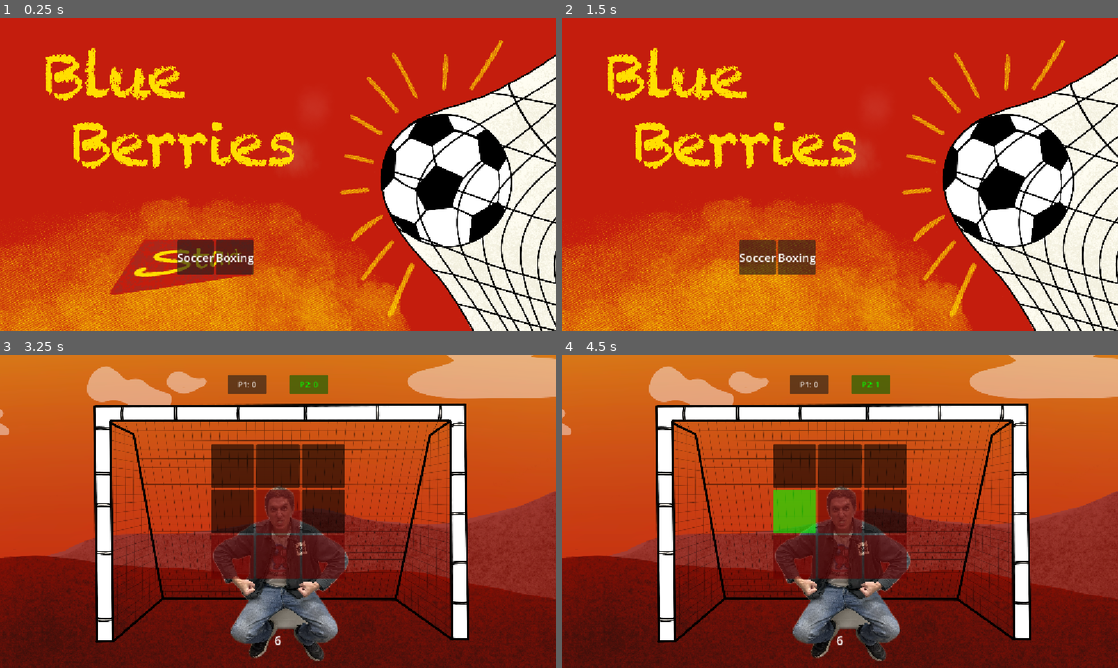
Above: before the commit, frames 1-4 (two rows, left to right).
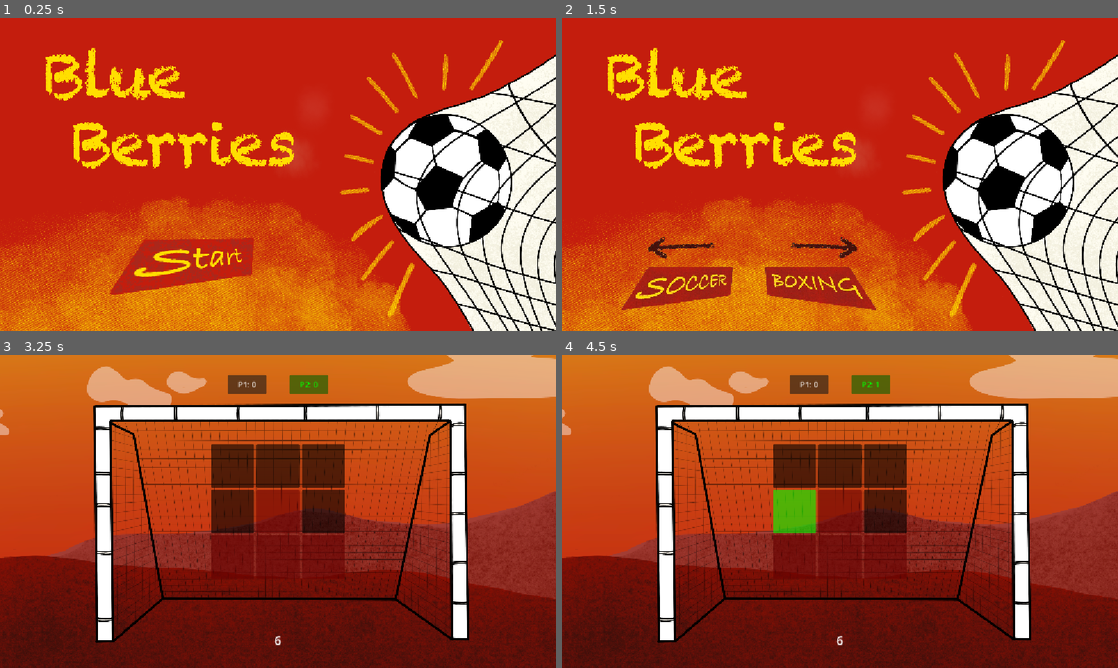
Above: after the commit, the same moments.

Repository: MaxMph/Campfire-dancepad-game
Game: Godot game, scene res://ui/main_menu.tscn
Same seed, same stepped clock (60 frames per second), same inputs: the game is played once before the commit and once after it. Sound files missing from this copy of the repository are replaced by a short silence.
Inputs:
- Up to frame 1 (0.25 s): no input
- Up to frame 2 (1.5 s): tap Enter at 0.5 s; hold C (bottom_right) 0.53-1.28 s; tap Space (start) at 0.6, 1.25 s; hold A (middle_left) from 1.28 s (still down); tap X (bottom_middle) at 1.35 s
- Up to frame 3 (3.25 s): tap Space (start) at 1.55, 2, 2.3, 2.75, 2.85 s; release A (middle_left) at 2.03 s; hold C (bottom_right) from 2.03 s (still down); tap S (middle_middle) at 2.1 s
- Up to frame 4 (4.5 s): tap Space (start) at 3.5, 3.8, 4.25, 4.35 s; release C (bottom_right) at 3.53 s; hold A (middle_left) from 3.53 s (still down); tap W (top_middle) at 3.6 s

The runs differ from the first frame. In frame 1, 1.5% of the frame differs, in the area x 31-46%, y 70-82%; in frame 2, 5.5%; in frame 3, 6.9%, in the area x 38-63%, y 41-98%; in frame 4, 6.9%.

Commit message:
main menu select

Diff:
--- a/campfire-dancepad-game/main.tscn
+++ b/campfire-dancepad-game/main.tscn
@@ -13,7 +13,7 @@
 [ext_resource type="Texture2D" uid="uid://brlgaii3cvgyo" path="res://art/soccer/IMG_7541.png" id="12_w48qg"]
 [ext_resource type="Texture2D" uid="uid://cofknliplcn5w" path="res://art/IMG_1316.png" id="12_ycdy4"]
 [ext_resource type="Texture2D" uid="uid://dijcqdlxvpdgq" path="res://art/soccer/IMG_7542.png" id="13_vivmo"]
-[ext_resource type="Texture2D" uid="uid://8oytysisy0l6" path="res://art/soccer/IMG_7544.png" id="14_2cqfq"]
+[ext_resource type="Texture2D" uid="uid://ca2d1uuhcyclq" path="res://art/soccer/IMG_6806.png" id="14_w48qg"]
 
 [sub_resource type="LabelSettings" id="LabelSettings_dg77c"]
 font_size = 26
@@ -209,8 +209,9 @@
 flip_h = true
 
 [node name="Img7544" type="Sprite2D" parent="Node2D" unique_id=497138182]
-position = Vector2(-9.999999, 394.99997)
+visible = false
+position = Vector2(-50, 394.99997)
 scale = Vector2(0.9, 0.9)
-texture = ExtResource("14_2cqfq")
+texture = ExtResource("14_w48qg")
 
 [connection signal="timeout" from="round timer" to="grid" method="_on_round_timer_timeout"]
--- a/campfire-dancepad-game/ui/main_menu.tscn
+++ b/campfire-dancepad-game/ui/main_menu.tscn
@@ -5,6 +5,9 @@
 [ext_resource type="Texture2D" uid="uid://d10e7je52tr2q" path="res://art/button.png" id="2_0dkrt"]
 [ext_resource type="PackedScene" uid="uid://blp8kkxt0unja" path="res://main.tscn" id="2_rmr83"]
 [ext_resource type="AudioStream" uid="uid://bygdcfj3ovbll" path="res://sound/arnav_geddada-ui-sound-374228.mp3" id="5_8uxxo"]
+[ext_resource type="Texture2D" uid="uid://c3igcccyxyv27" path="res://art/soccer/IMG_1329-removebg-preview.png" id="6_p8ri8"]
+[ext_resource type="Texture2D" uid="uid://csfk7ssahp6j7" path="res://art/soccer/IMG_1331-removebg-preview.png" id="6_ubpvv"]
+[ext_resource type="Texture2D" uid="uid://xesijvwmkep7" path="res://art/soccer/IMG_1330-removebg-preview.png" id="7_ubpvv"]
 
 [sub_resource type="Animation" id="Animation_rmr83"]
 length = 0.001
@@ -68,12 +71,6 @@
 &"click": SubResource("Animation_wk0pr")
 }
 
-[sub_resource type="LabelSettings" id="LabelSettings_8uxxo"]
-font_size = 24
-
-[sub_resource type="LabelSettings" id="LabelSettings_ei257"]
-font_size = 24
-
 [node name="main menu" type="Control" unique_id=1147830968]
 layout_mode = 3
 anchors_preset = 15
@@ -120,31 +117,50 @@
 pitch_scale = 4.0
 
 [node name="VBoxContainer" type="HBoxContainer" parent="." unique_id=64369790]
-layout_mode = 1
-anchors_preset = 7
-anchor_left = 0.5
-anchor_top = 1.0
-anchor_right = 0.5
-anchor_bottom = 1.0
-offset_left = -209.0
-offset_top = -188.0
-offset_right = -50.0
-offset_bottom = -116.0
-grow_horizontal = 2
-grow_vertical = 0
+visible = false
+layout_mode = 0
+offset_left = 36.0
+offset_top = 447.0
+offset_right = 805.0
+offset_bottom = 611.0
+theme_override_constants/separation = 0
+alignment = 1
 
-[node name="PanelContainer" type="PanelContainer" parent="VBoxContainer" unique_id=440249443]
+[node name="VBoxContainer" type="VBoxContainer" parent="VBoxContainer" unique_id=1473812210]
 layout_mode = 2
 
-[node name="Soccer" type="Label" parent="VBoxContainer/PanelContainer" unique_id=1751625185]
+[node name="TextureRect2" type="TextureRect" parent="VBoxContainer/VBoxContainer" unique_id=26135147]
+custom_minimum_size = Vector2(200, 60)
 layout_mode = 2
-text = "Soccer"
-label_settings = SubResource("LabelSettings_8uxxo")
+size_flags_horizontal = 4
+size_flags_vertical = 4
+texture = ExtResource("6_ubpvv")
+expand_mode = 1
+stretch_mode = 4
+flip_h = true
 
-[node name="PanelContainer2" type="PanelContainer" parent="VBoxContainer" unique_id=14783817]
+[node name="TextureRect" type="TextureRect" parent="VBoxContainer/VBoxContainer" unique_id=1921757779]
+custom_minimum_size = Vector2(300, 100)
+layout_mode = 2
+texture = ExtResource("6_p8ri8")
+expand_mode = 1
+stretch_mode = 4
+
+[node name="VBoxContainer2" type="VBoxContainer" parent="VBoxContainer" unique_id=1165931195]
 layout_mode = 2
 
-[node name="Boxing" type="Label" parent="VBoxContainer/PanelContainer2" unique_id=165032315]
+[node name="TextureRect3" type="TextureRect" parent="VBoxContainer/VBoxContainer2" unique_id=86081908]
+custom_minimum_size = Vector2(200, 60)
 layout_mode = 2
-text = "Boxing"
-label_settings = SubResource("LabelSettings_ei257")
+size_flags_horizontal = 4
+size_flags_vertical = 4
+texture = ExtResource("6_ubpvv")
+expand_mode = 1
+stretch_mode = 4
+
+[node name="TextureRect2" type="TextureRect" parent="VBoxContainer/VBoxContainer2" unique_id=1494141952]
+custom_minimum_size = Vector2(300, 100)
+layout_mode = 2
+texture = ExtResource("7_ubpvv")
+expand_mode = 1
+stretch_mode = 4
Binary file added: campfire-dancepad-game/art/soccer/IMG_1329-removebg-preview.png
Not shown, added: campfire-dancepad-game/art/soccer/IMG_1329-removebg-preview.png.import
Binary file added: campfire-dancepad-game/art/soccer/IMG_1330-removebg-preview.png
Not shown, added: campfire-dancepad-game/art/soccer/IMG_1330-removebg-preview.png.import
Binary file added: campfire-dancepad-game/art/soccer/IMG_1331-removebg-preview.png
Not shown, added: campfire-dancepad-game/art/soccer/IMG_1331-removebg-preview.png.import
Binary file added: campfire-dancepad-game/art/soccer/IMG_6806.png
Not shown, added: campfire-dancepad-game/art/soccer/IMG_6806.png.import
